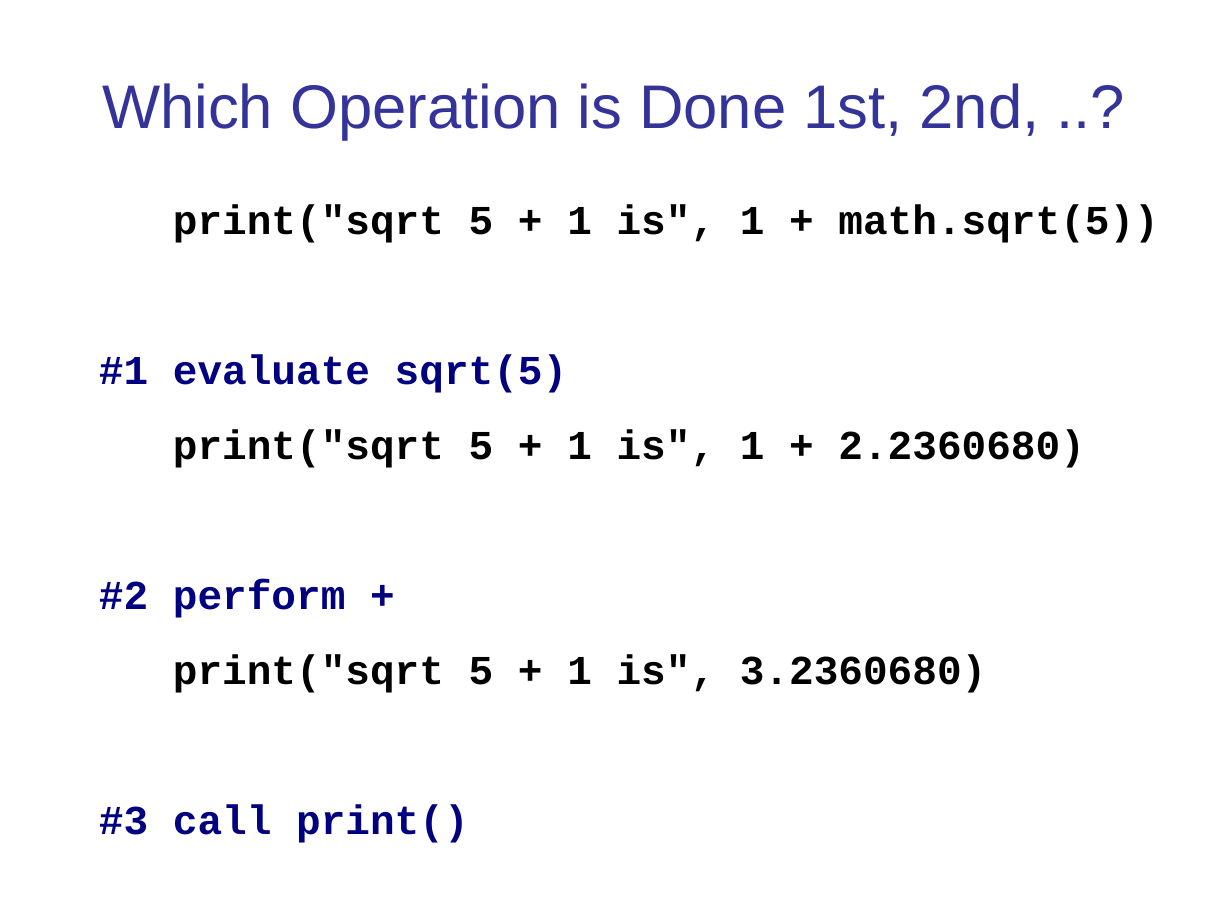
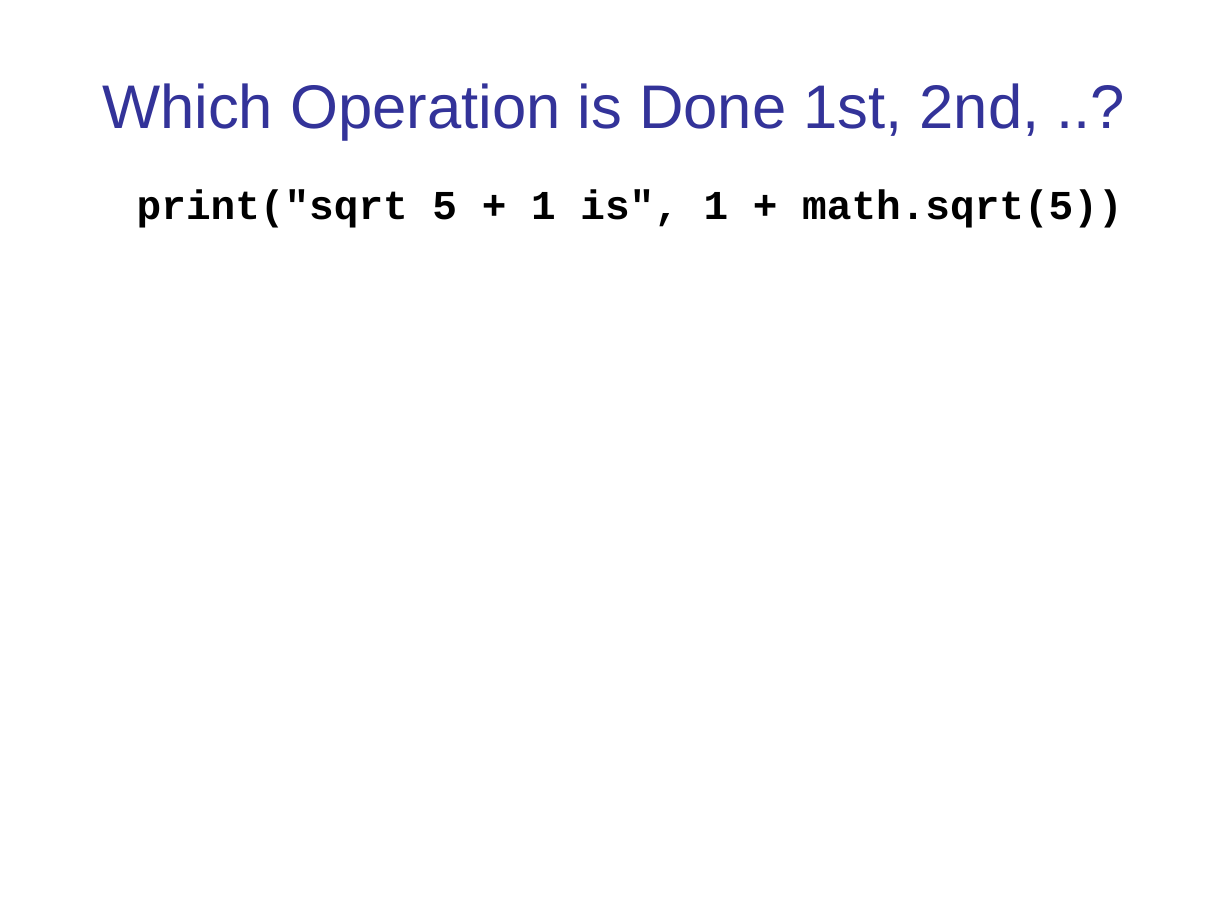
Before and after one commit to cpske/ISP, a slide deck: slide 22 of testing/PythonUnitTesting.ppt. Drawn at 1232x924 pixels with LibreOffice and Linux fonts; fonts in the diff are those of the drawing. Boxes give left, top, right and bottom in pixels: in the first picture for what was removed or moved away, otherwise in the second. Text is boxed around its words. In the diff, an @@ line names an element or a change of style, - is before the commit and + after.

```diff
--- a/testing/PythonUnitTesting.ppt
+++ b/testing/PythonUnitTesting.ppt
@@ text "print("sqrt 5 + 1 is", ...": place and size @@
-text "print("sqrt 5 + 1 is", ..." at <box>99,205,1158,843</box>
+text "print("sqrt 5 + 1 is", ..." at <box>137,190,1122,228</box>
@@ text "print("sqrt 5 + 1 is", ..." at <box>137,190,1122,228</box>: indent changed @@
@@ text at <box>99,355,1084,843</box>: paragraphs removed @@
-#1 evaluate sqrt(5)
-print("sqrt 5 + 1 is", 1 + 2.2360680)
-#2 perform +
-print("sqrt 5 + 1 is", 3.2360680)
-#3 call print()
```
Also in this commit, not shown: 22 other slides changed, 1 slide added, 4 other files.
